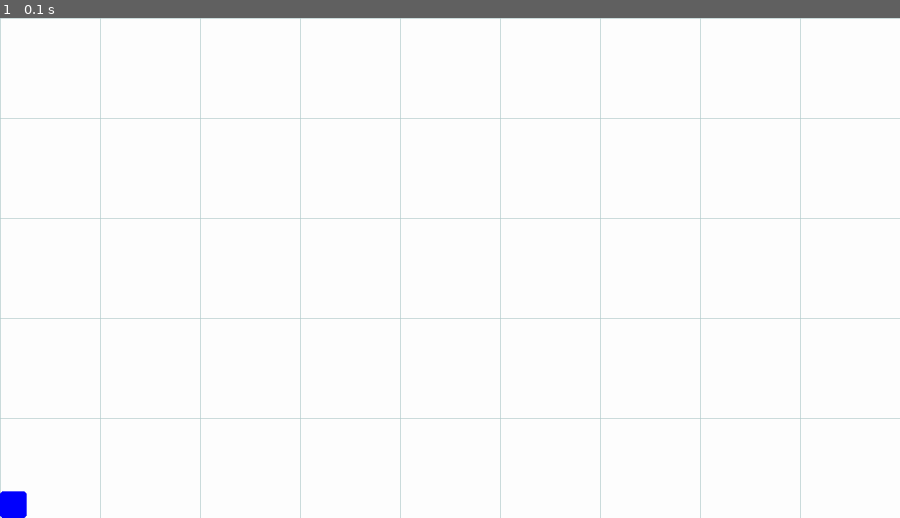
Above: before the commit, frame 1.
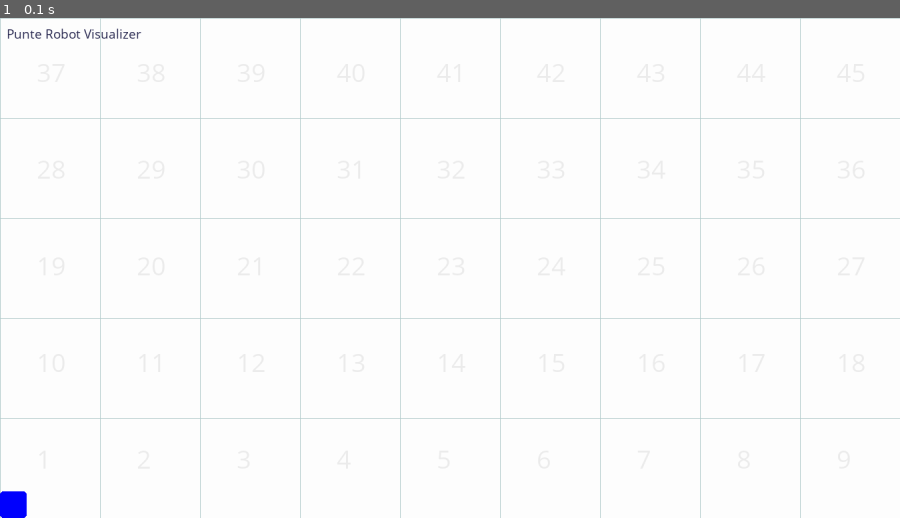
Above: after the commit, the same moment.

Repository: SudipVikram/OdometryVisualizer
Game: pygame game, started from visualizer.py
The game is run twice, just before and just after one commit, with the same random seed, the same clock (stepped at 60 frames per second) and the same inputs.
Inputs:
- Up to frame 1 (0.1 s): no input

The runs differ from the first frame. In frame 1, 0.1% of the frame differs, in the area x 0-16%, y 2-5%.

Commit message:
added grids with numbering, added title

Diff:
--- a/visualizer.py
+++ b/visualizer.py
@@ -25,8 +25,28 @@
     for j in range(0, visualizer.wheight, 150):
         visualizer.draw_line(start=(0,j),end=(visualizer.wwidth,j),color=(179,204,204),width=1)
 
+    #===========
+    # NUMBERING
+    #===========
+    f_size = 40
+    counter = 1
+
+    # Outer loop controls vertical position (starting at y=645 and going up)
+    for j in range(635, 0, -105-f_size):
+        # Inner loop controls horizontal position (150-pixel steps)
+        for i in range(150, visualizer.wwidth + 150, 150):
+            if counter <= 45:
+                # Draw the current number
+                visualizer.draw_text(text=str(counter),font_size=f_size,color=(237, 237, 237),xpos=(i - 75 - (f_size // 2)),ypos=j)
+                counter += 1
+            else:
+                break  # Stop once we reach 45
+
     # loading the robot
     robot.load()
+
+    # title text
+    visualizer.draw_text(text="Punte Robot Visualizer",font_size=20,color=(40,40,80),xpos=10,ypos=10)
 
     # setting fps
     visualizer.set_fps(60)
